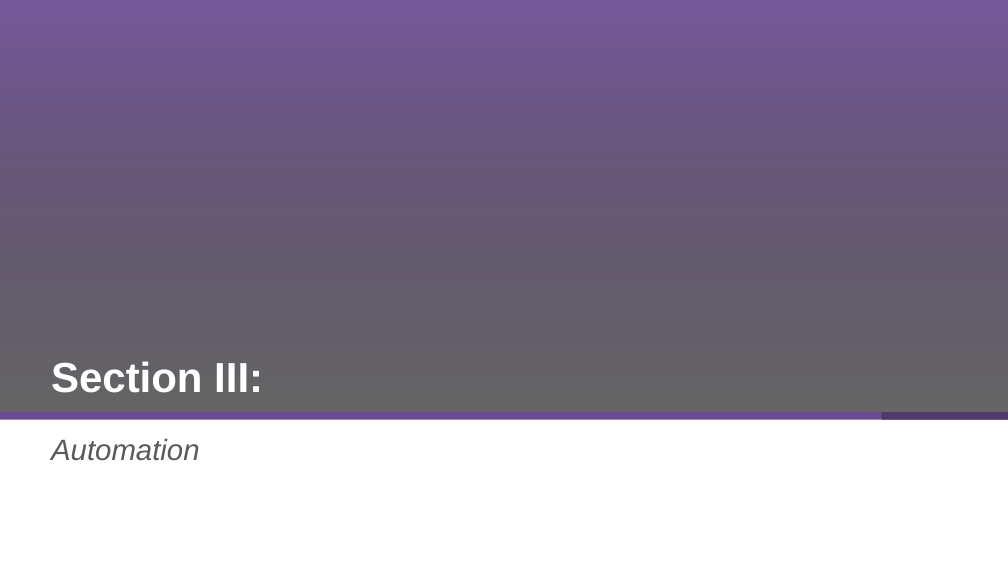
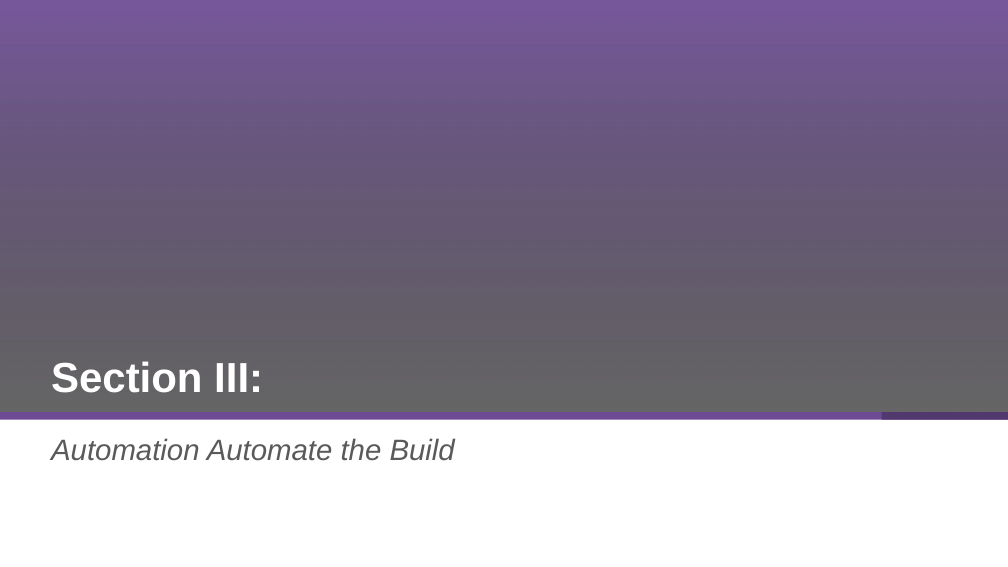
Before and after one commit to McQuitty-Broadcom/Zowe-DevOps-Example, a slide deck: slide 32 of .workshop/DevOps-Workshop.pptx. Drawn at 1008x567 pixels with LibreOffice and Linux fonts; fonts in the diff are those of the drawing; background and template pictures are left out. Boxes give left, top, right and bottom in pixels: in the first picture for what was removed or moved away, otherwise in the second. Text is boxed around its words. In the diff, an @@ line names an element or a change of style, - is before the commit and + after.

```diff
--- a/.workshop/DevOps-Workshop.pptx
+++ b/.workshop/DevOps-Workshop.pptx
@@ subtitle at <box>51,438,455,461</box>: text changed @@
-Automation
+Automation Automate the Build
```
Also in this commit, not shown: 6 other slides changed, 1 slide removed.
